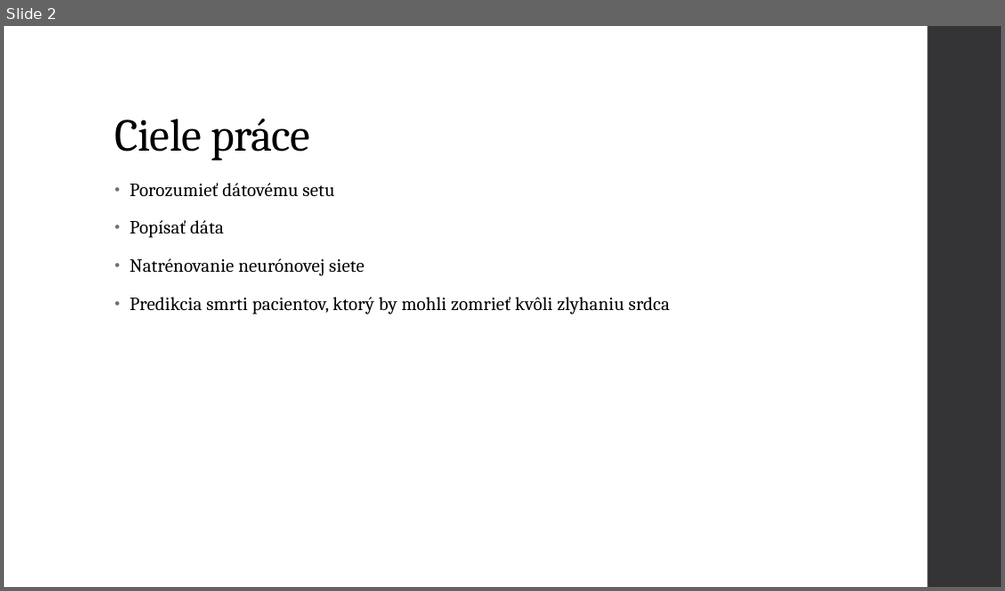
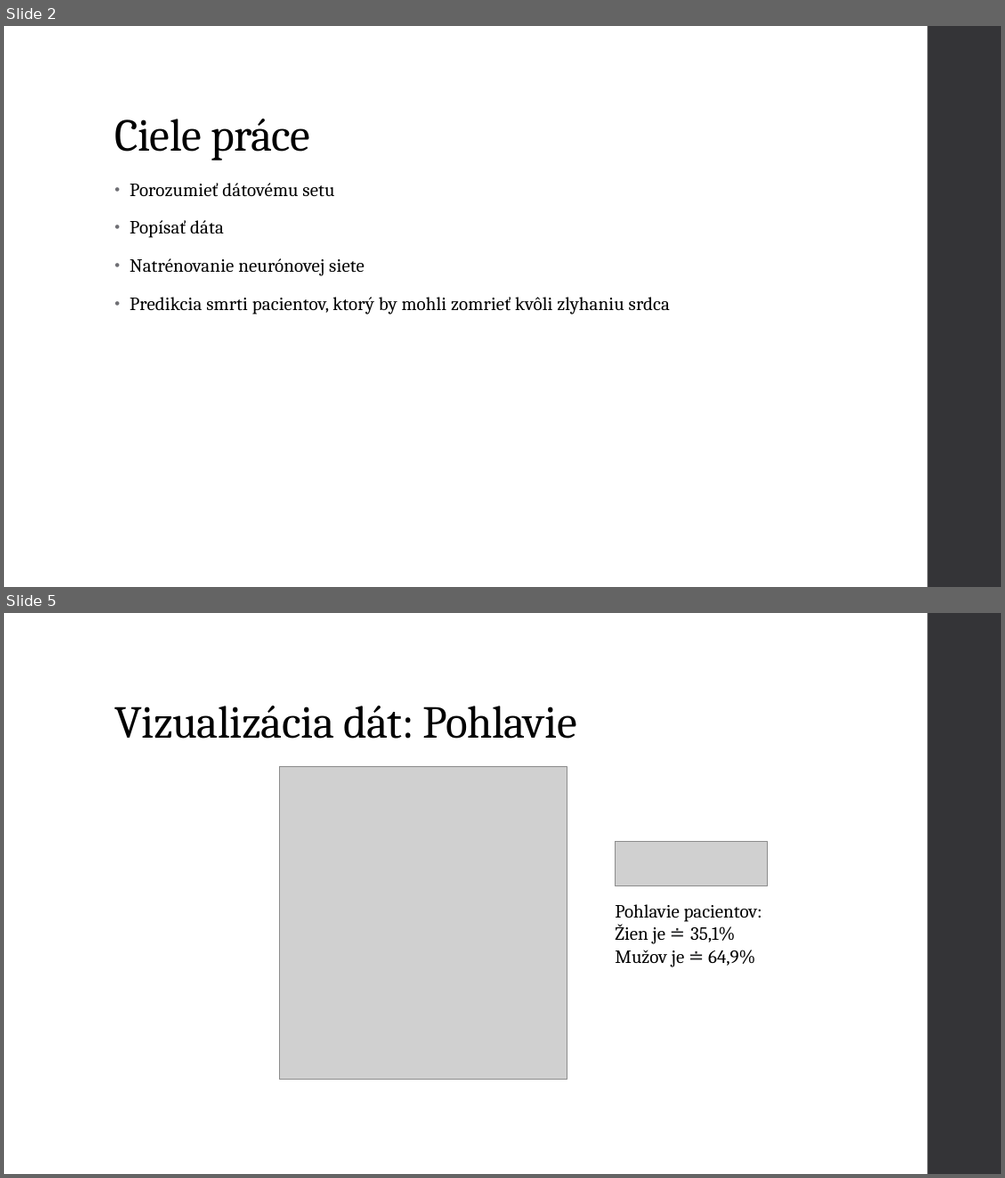
Before and after one commit to mvanko/Vanko_Martin_NS2021, a slide deck: Vanko Martin Predikcia zlyhania srdca.pptx. Shown one above the other, each under a label of ours: slide 2 before the commit, slides 2 and 5 after it; the slides between them are not shown. The pictures are 1005x591 and 1005x1178 pixels, drawn with LibreOffice and Linux fonts; fonts in the diff are those of the drawing; grey boxes stand for pictures. Boxes give left, top, right and bottom in pixels: in the first picture for what was removed or moved away, otherwise in the second. Text is boxed around its words. In the diff, an @@ line names an element or a change of style, - is before the commit and + after.

```diff
--- a/Vanko Martin Predikcia zlyhania srdca.pptx
+++ b/Vanko Martin Predikcia zlyhania srdca.pptx
@@ slide 5 added at <box>4,613,1001,1174</box>, background #FFFFFF; not listed: 1 template element that a slide beside it also shows @@
@@ title added at <box>114,706,576,738</box>, 44 pt, text #000000 @@
+Vizualizácia dát: Pohlavie
@@ picture added at <box>279,766,566,1079</box> @@
@@ picture added at <box>615,842,768,886</box> @@
@@ text added at <box>615,904,762,967</box>, 18 pt, text #000000 @@
+Pohlavie pacientov:
+Žien je ≐ 35,1%
+Mužov je ≐ 64,9%
```
Also in this commit, not shown: 2 slides changed, 14 other slides added, 1 other file.
